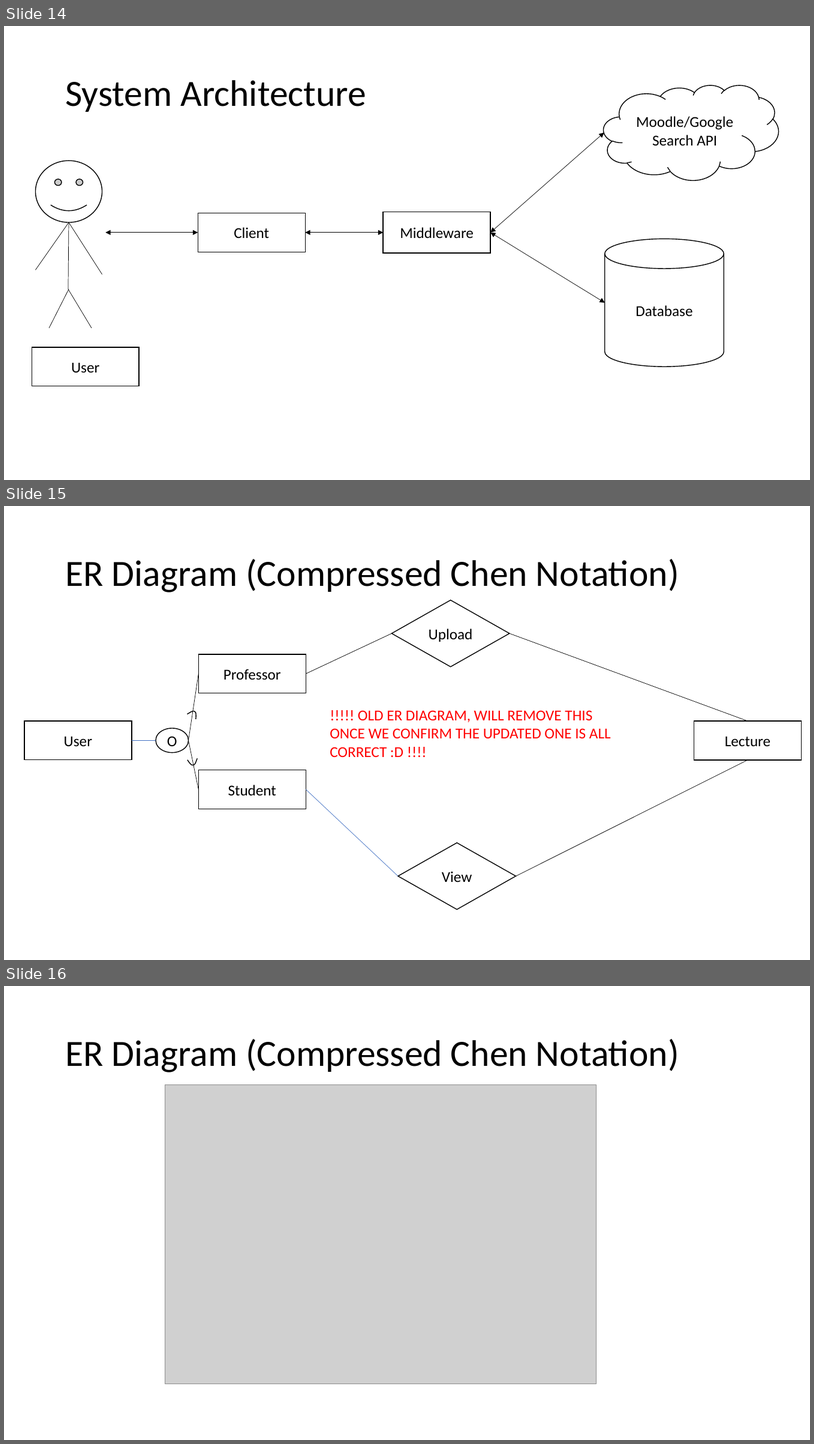
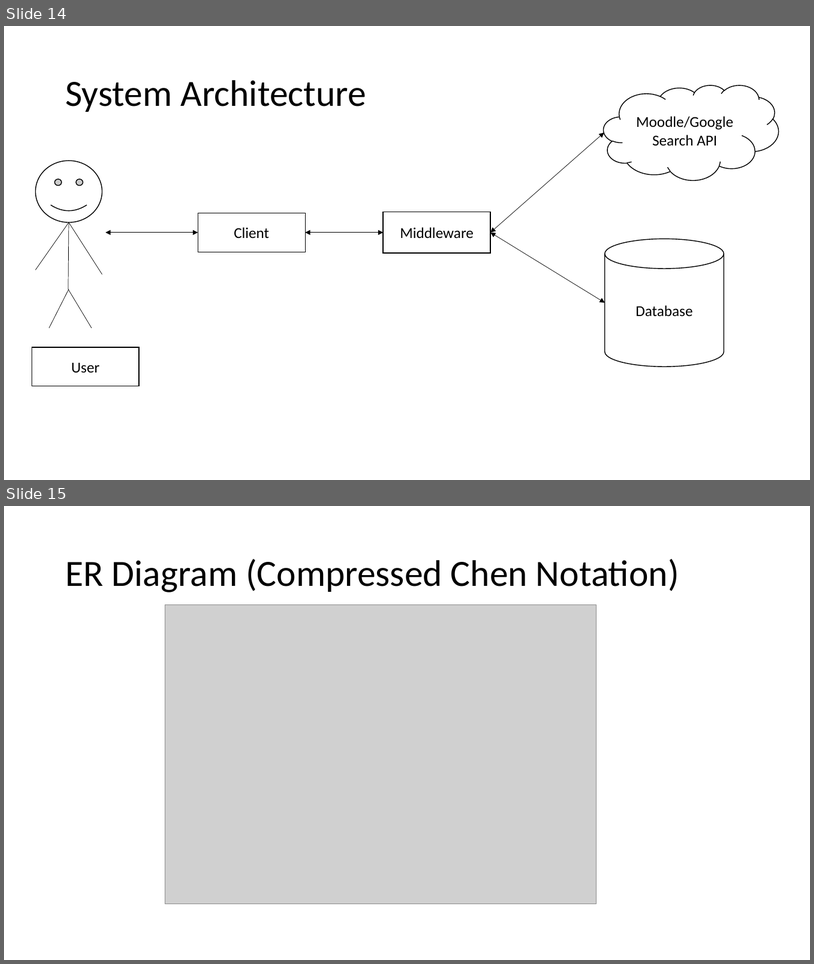
Before and after one commit to Ishitanarsiker/WAD2_GroupProject, a slide deck: DesignSpecification.pptx. Shown one above the other, each under a label of ours: slides 14, 15 and 16 before the commit, slides 14 and 15 after it. The pictures are 814x1444 and 814x964 pixels, drawn with LibreOffice and Linux fonts; fonts in the diff are those of the drawing; grey boxes stand for pictures. Boxes give left, top, right and bottom in pixels: in the first picture for what was removed or moved away, otherwise in the second. Text is boxed around its words. In the diff, an @@ line names an element or a change of style, - is before the commit and + after.

```diff
--- a/DesignSpecification.pptx
+++ b/DesignSpecification.pptx
@@ slide 15 removed at box(4, 506, 810, 960), background #FFFFFF @@
@@ title removed at box(65, 559, 680, 592) @@
-ER Diagram (Compressed Chen Notation)
@@ diamond removed at box(392, 600, 510, 666) @@
-Upload
@@ line removed from (306, 673) to (392, 634) @@
@@ line removed from (510, 634) to (748, 721) @@
@@ rectangle removed at box(199, 654, 306, 693) @@
-Professor
@@ line removed from (189, 740) to (199, 673) @@
@@ rectangle removed at box(24, 721, 132, 759) @@
-User
@@ freeform shape removed at box(188, 711, 197, 719) @@
@@ text removed at box(330, 710, 611, 757) @@
-!!!!! OLD ER DIAGRAM, WILL REMOVE THIS ONCE WE CONFIRM THE UPDATED ONE IS ALL CORRECT :D !!!!
@@ rectangle removed at box(694, 721, 802, 759) @@
-Lecture
@@ ellipse removed at box(156, 728, 189, 752) @@
-O
@@ line removed from (132, 740) to (156, 740) @@
@@ freeform shape removed at box(188, 754, 200, 766) @@
@@ line removed from (189, 740) to (199, 789) @@
@@ rectangle removed at box(199, 770, 306, 808) @@
-Student
@@ line removed from (516, 876) to (748, 760) @@
@@ line removed from (306, 789) to (398, 876) @@
@@ diamond removed at box(398, 843, 516, 909) @@
-View
@@ what was slide 16 is now slide 15 @@
```
Also in this commit, not shown: 2 slides added, 2 other slides removed.
